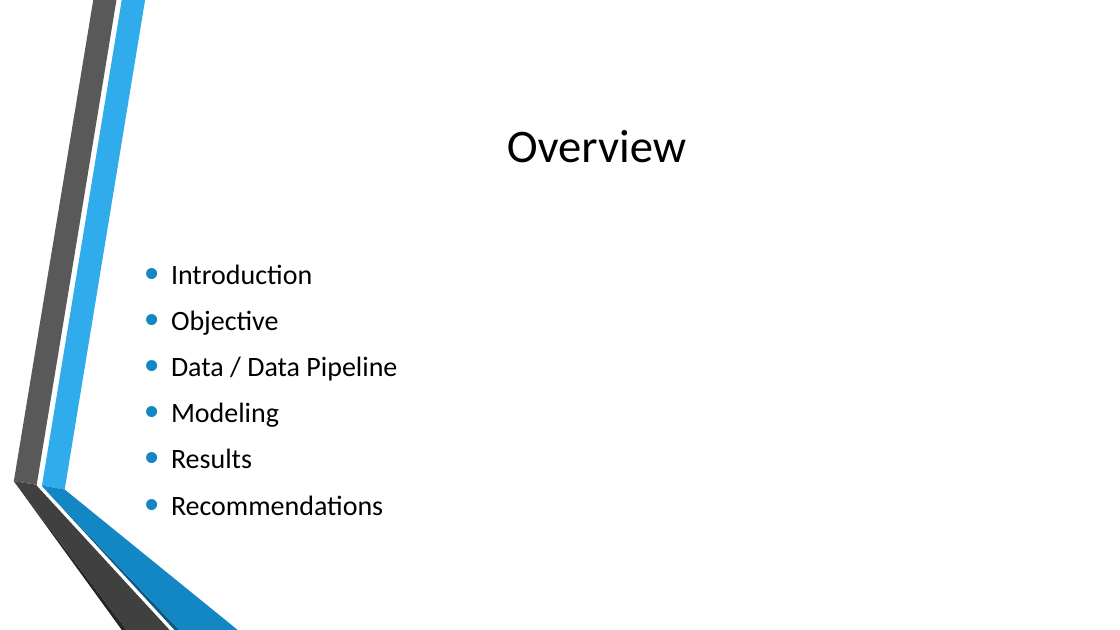
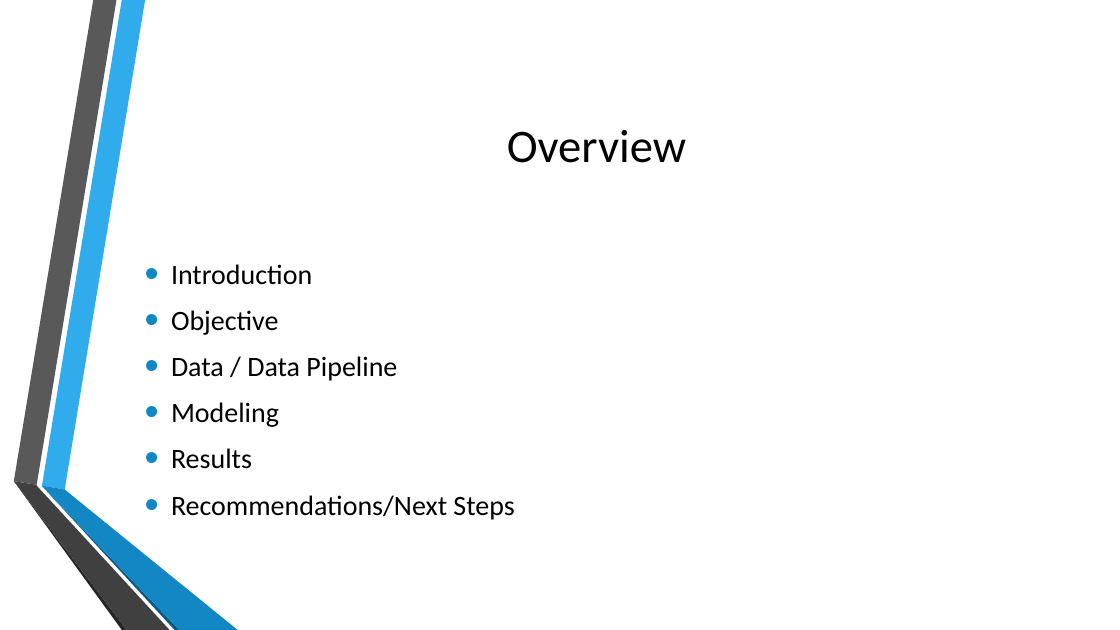
Before and after one commit to ChrisMichael11/Consumer_Complaint_Project, a slide deck: slide 2 of ppt/Consumer_Complaints.pptx. Drawn at 1120x630 pixels with LibreOffice and Linux fonts; fonts in the diff are those of the drawing; background and template pictures are left out. Boxes give left, top, right and bottom in pixels: in the first picture for what was removed or moved away, otherwise in the second. Text is boxed around its words. In the diff, an @@ line names an element or a change of style, - is before the commit and + after.

```diff
--- a/ppt/Consumer_Complaints.pptx
+++ b/ppt/Consumer_Complaints.pptx
@@ text at box(171, 495, 514, 520): text changed @@
-• Recommendations
+• Recommendations/Next Steps
```
Also in this commit, not shown: 6 other slides changed, 1 other file.
